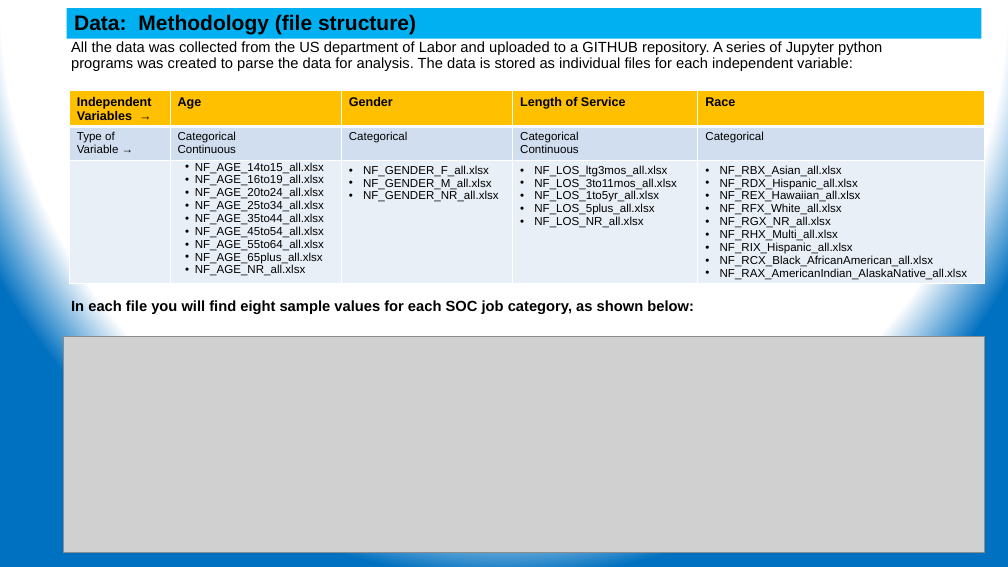
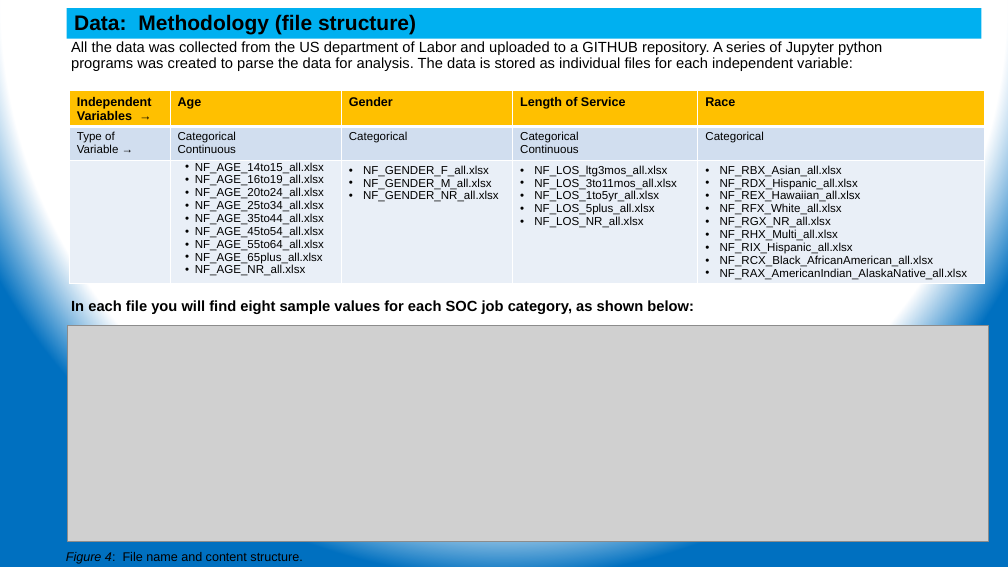
Before and after one commit to ehsintegration/yfd-phd-bls-data, a slide deck: slide 14 of D2-documentation/YennyF.Diaz-Risk Percep Injuries_CommitteeUdate 04-20-2021.pptx. Drawn at 1008x567 pixels with LibreOffice and Linux fonts; fonts in the diff are those of the drawing; grey boxes stand for pictures. Boxes give left, top, right and bottom in pixels: in the first picture for what was removed or moved away, otherwise in the second. Text is boxed around its words. In the diff, an @@ line names an element or a change of style, - is before the commit and + after.

```diff
--- a/D2-documentation/YennyF.Diaz-Risk Percep Injuries_CommitteeUdate 04-20-2021.pptx
+++ b/D2-documentation/YennyF.Diaz-Risk Percep Injuries_CommitteeUdate 04-20-2021.pptx
@@ picture: place and size @@
-picture at [64, 337, 985, 553]
+picture at [67, 325, 988, 541]
@@ text added at [66, 552, 302, 564], 12 pt, text #000000 @@
+Figure 4: File name and content structure.
```
Also in this commit, not shown: 25 other slides changed, 1 slide removed.
